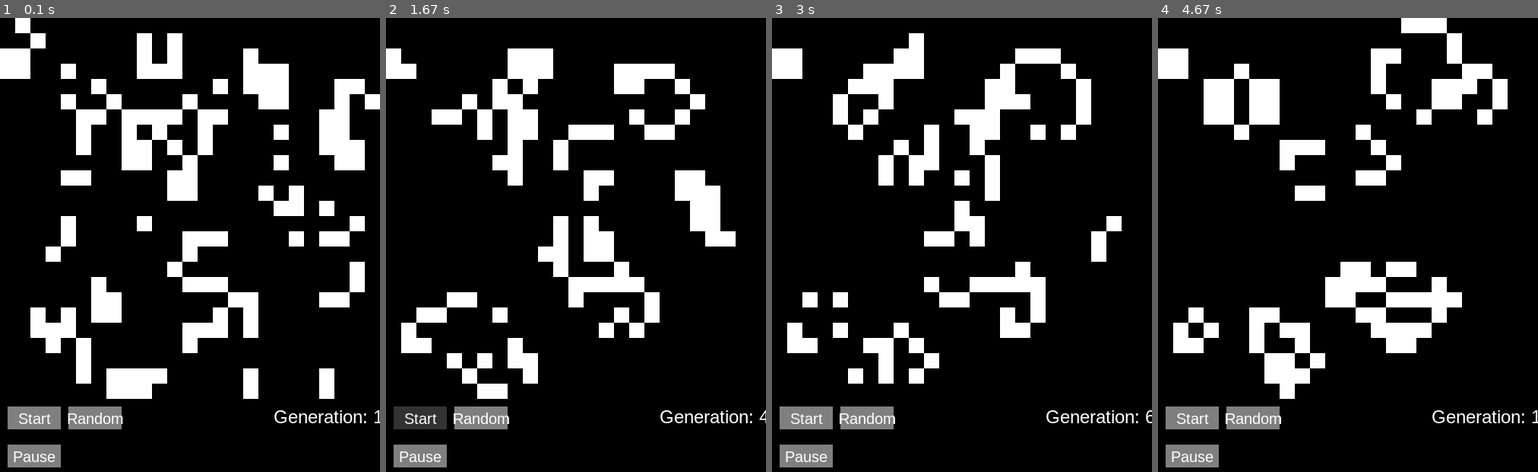
Above: before the commit, frames 1-4 (left to right).
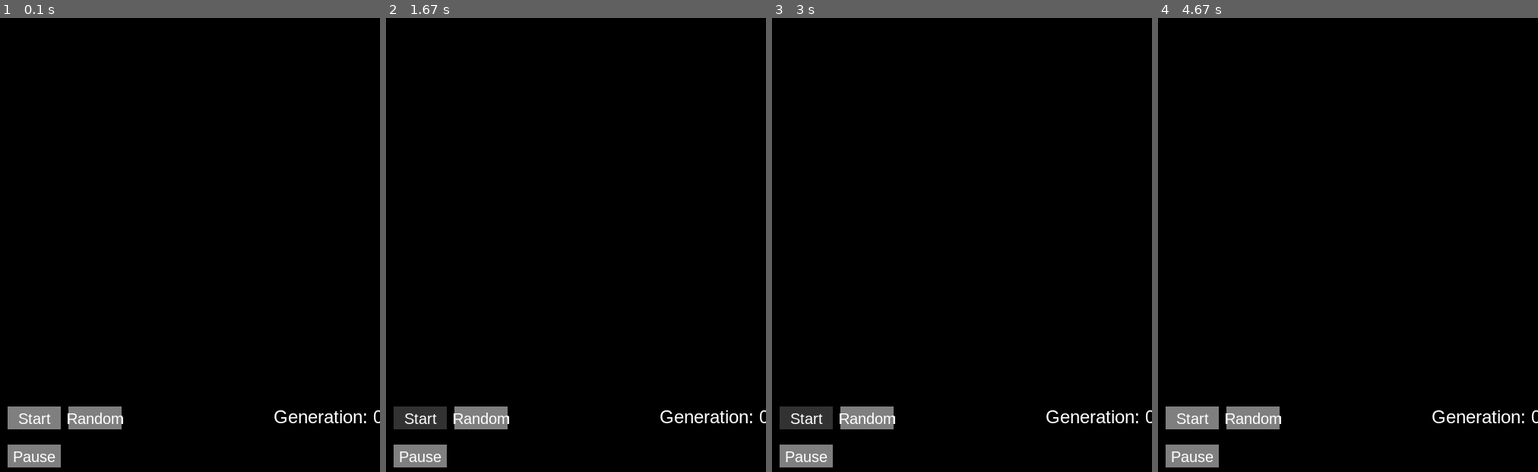
Above: after the commit, the same moments.

Repository: aaronw4/Game-of-Life
Game: pygame game, started from pyGame..py
Same seed, same stepped clock (60 frames per second), same inputs: the game is played once before the commit and once after it.
Inputs (mouse positions are in pixels of both pictures, inside the frame that each line leads up to):
- Up to frame 1 (0.1 s): no input
- Up to frame 2 (1.67 s): click (420, 417) at 0.38 s, where only the run after the commit has a clickable "Start"; click (576, 276) at 0.72 s; click "Start" at 1.55 s
- Up to frame 3 (3 s): click (969, 95) at 1.88 s; click "Start" at 2.72 s
- Up to frame 4 (4.67 s): click (1294, 154) at 3.05 s

The runs differ from the first frame. In frame 1, 17% of the frame differs, in the area x 0-100%, y 0-90%; in frame 2, 13%; in frame 3, 13%; in frame 4, 13%.

Commit message:
Random button works

Diff:
--- a/pyGame..py
+++ b/pyGame..py
@@ -12,6 +12,7 @@
     def __init__(self):
         self.count = 0
         self.pause = False
+        self.start = False
         pygame.init()
         pygame.display.set_caption("Conway's Game of Life")
         self.screen = pygame.display.set_mode(size)
@@ -24,7 +25,6 @@
         self.grid_active = 0
         self.grids = []
         self.init_grids()
-        self.set_grid()
         #Calls functions that creates two grids and displays one upon initiating
 
     def clear_screen(self):
@@ -43,7 +43,7 @@
         self.grids.append(create_grid())
         #creates grids using create_grid fxn and appends them to grids[]
 
-    def set_grid(self, value=None, grid=0):
+    def random_grid(self, value=None, grid=0):
         for columns in range(25):
             for rows in range(25):
                 if value is None:
@@ -53,6 +53,7 @@
                 else:
                     cells = value
                 self.grids[grid][columns][rows] = cells
+        self.start = True
 
     def button(self, message, x, y, button_width, button_height, inactive_color, active_color, action=None):
         mouse = pygame.mouse.get_pos()
@@ -87,7 +88,7 @@
 
         self.button('Start', 10, 510, 70, 30, gray, dark_gray)
         self.button('Pause', 10, 560, 70, 30, gray, dark_gray)
-        self.button('Random', 90, 510, 70, 30, gray, dark_gray)
+        self.button('Random', 90, 510, 70, 30, gray, dark_gray, self.random_grid)
 
         pygame.display.flip()
         #Turns grid of numbers into colors alive_cole is white, dead_color is black
@@ -156,8 +157,6 @@
         #rules of life
 
     def update(self):
-        self.set_grid(0, (self.grid_active + 1) % 2)
-        #clears old grid, this treats off screen cells as dead
         for columns in range(25):
             for rows in range(25):
                 next_grid = self.check_neighboors(columns, rows)
@@ -182,12 +181,16 @@
                 sys.exit()
 
     def run(self):
-        while True:
+        while self.start is False:
+            self.events()
+            self.update()
+            self.draw()
+        while self.start is True:
             self.events()
             if self.pause:
                 continue
             self.update()
-            self.count += True
+            self.count += 1
             self.draw()
             time.sleep(0.5)
         #Updates grid, adds to count, displays grid, then waits 0.5 seconds and repeats
